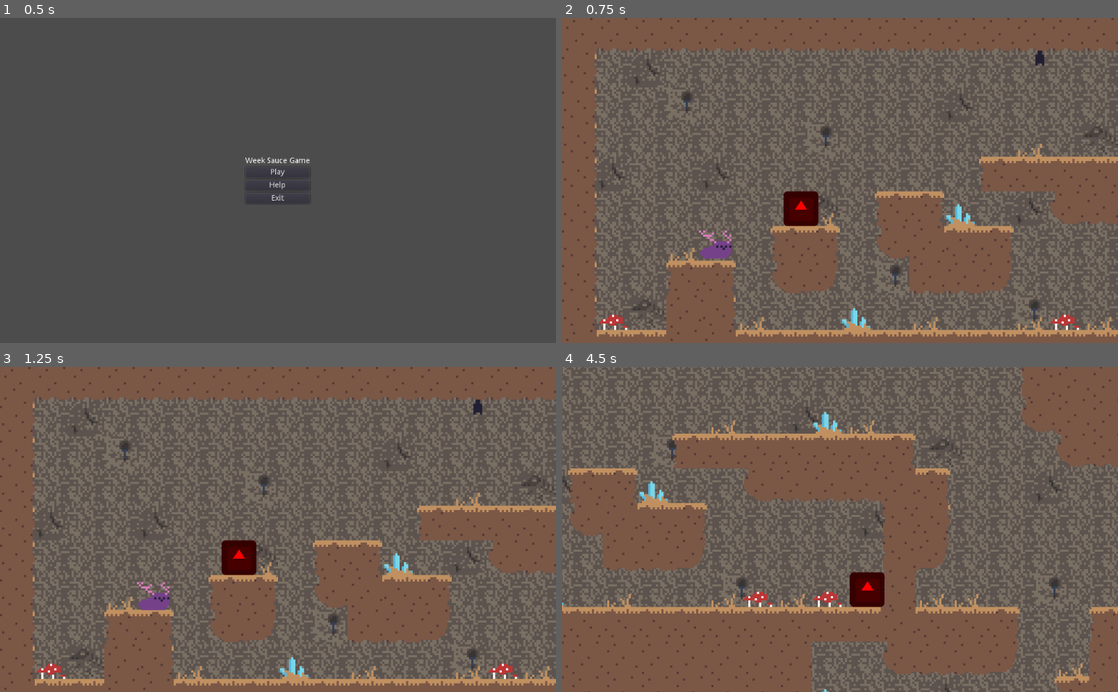
Above: before the commit, frames 1-4 (two rows, left to right).
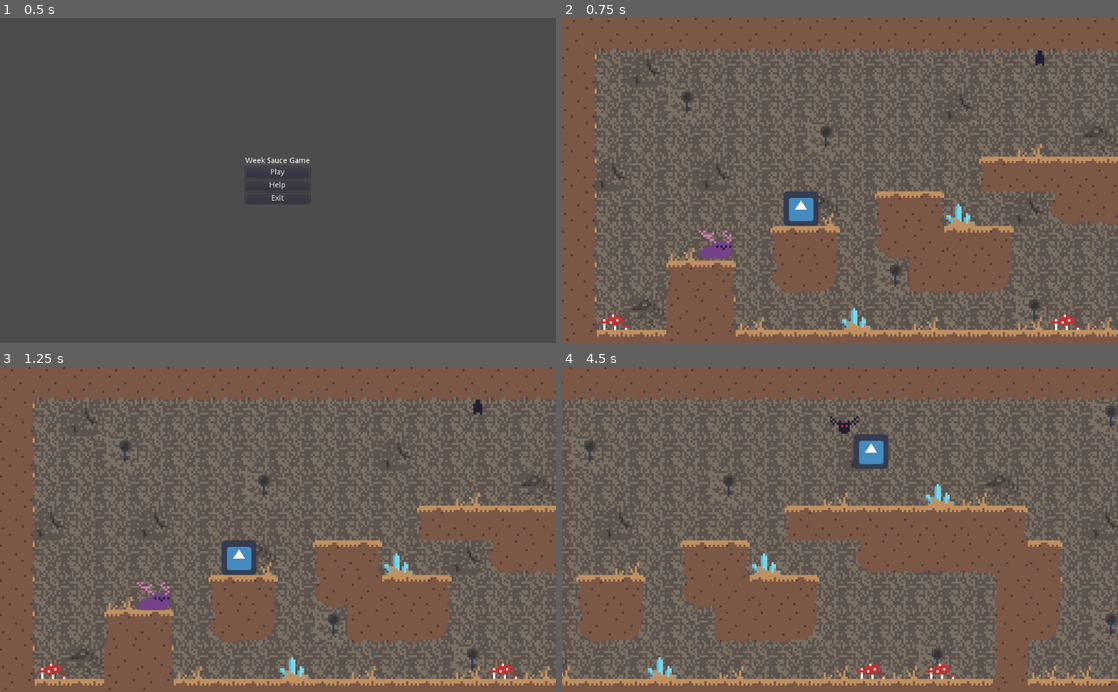
Above: after the commit, the same moments.

Repository: CreatureGames/the-creature
Game: Godot game, scene res://nodes/App.tscn
The game is run twice, just before and just after one commit, with the same random seed, the same clock (stepped at 60 frames per second) and the same inputs. The engine's default icon, where the game draws it, is replaced by a stand-in: a white triangle on a blue panel in a dark square.
Inputs:
- Up to frame 1 (0.5 s): no input
- Up to frame 2 (0.75 s): click "Play" at 0.5 s
- Up to frame 3 (1.25 s): no input
- Up to frame 4 (4.5 s): tap Enter at 1.25 s; hold D (move_right) 1.28-2.78 s; tap Space (jump) at 1.35, 1.52, 1.82, 2.1, 2.27, 2.57, 2.85, 3.6, 3.77, 4.07, 4.35 s; hold A (move_left) 2.78-3.53 s; hold D (move_right) from 3.53 s (still down)

Frame 1 is identical in both runs. In frame 2, 0.7% of the frame differs, in the area x 39-47%, y 53-65%; in frame 3, 0.7%; in frame 4, 62%, in the area x 0-100%, y 0-100%.

Commit message:
correct player movement calculations

Diff:
--- a/nodes/levels/Level0.tscn
+++ b/nodes/levels/Level0.tscn
@@ -40,6 +40,10 @@
 
 [node name="Player" parent="." instance=ExtResource( 4 )]
 position = Vector2( 110, 82 )
+max_speed = 80.0
+acceleration = 700.0
+ground_friction = 500.0
+air_friction = 200.0
 
 [node name="Camera2D" type="Camera2D" parent="Player"]
 current = true
--- a/nodes/player/Player.tscn
+++ b/nodes/player/Player.tscn
@@ -22,12 +22,11 @@
 collision_layer = 3
 script = ExtResource( 5 )
 jump_height = 35.0
-acceleration = 20.0
+acceleration = 500.0
 ground_friction = 30.0
 air_friction = 5.0
 
 [node name="AnimatedSprite" type="AnimatedSprite" parent="."]
-modulate = Color( 1, 0, 0, 1 )
 scale = Vector2( 0.25, 0.25 )
 frames = SubResource( 1 )
 
--- a/scripts/player/Player.gd
+++ b/scripts/player/Player.gd
@@ -5,30 +5,28 @@
 export var jump_height := 64.0
 export var jump_apex_time := 0.3
 
-onready var jump_speed := 2 * jump_height / jump_apex_time
-onready var gravity := 2 * jump_height / (pow(jump_apex_time, 2))
-
 export var acceleration := 10.0
 export var ground_friction := 10.0
 export var air_friction := 10.0
+export var max_fall_speed := 500.0
 
 var velocity := Vector2.ZERO
+var airtime := 0.0
+var has_creature := true
+var drill_out := false
 
-var airtime := 0.0
+var jump_speed : float
+var gravity : Vector2
 
 func _ready():
-	pass
+	recalc_physics()
 
-func get_input_direction() -> float:
-	return Input.get_action_strength("move_right") - Input.get_action_strength("move_left")
+func get_input_direction() -> Vector2:
+	return (Input.get_action_strength("move_right") - Input.get_action_strength("move_left")) * Vector2.RIGHT
 
 func jump():
 	velocity.y = -jump_speed
 
-func move_verlet(rel_vec: Vector2, delta: float):
-	#only use this in a _physics_process() method
-	var d = velocity * delta + 0.5 * gravity * delta * delta * Vector2.DOWN
-	velocity += gravity * delta * Vector2.DOWN
-	var coll : KinematicCollision2D = move_and_collide(d)
-	while coll != null:
-		coll = move_and_collide(coll.remainder)
+func recalc_physics():
+	jump_speed = 2 * jump_height / jump_apex_time
+	gravity = 2 * jump_height / (pow(jump_apex_time, 2)) * Vector2.DOWN
--- a/scripts/player/state_machine/Air.gd
+++ b/scripts/player/state_machine/Air.gd
@@ -2,6 +2,10 @@
 extends PlayerState
 
 const coyote_jump_threshold := 0.05 # 3 frames @ 60fps
+const jump_buffer_threshold := 0.05
+
+var jump_pressed := false
+var time_since_jump_pressed := 0.0 # for jump buffering
 
 # If we get a message asking us to jump, we jump.
 func enter(msg := {}) -> void:
@@ -10,31 +14,41 @@
 
 func update(delta):
 	player.airtime += delta
+	if jump_pressed:
+		time_since_jump_pressed += delta
 
 func physics_update(delta: float) -> void:
 
-	var input_direction_x: float = player.get_input_direction()
+	var input_direction: Vector2 = player.get_input_direction()
+	var accel_x : Vector2
+	if not is_equal_approx(input_direction.x, 0.0):
+		accel_x = player.acceleration * input_direction
+	else:
+		accel_x = -sign(player.velocity.x) * player.air_friction * Vector2.RIGHT
 
-	# accelerate
-	if not is_equal_approx(input_direction_x, 0.0):
-		player.velocity.x = clamp(player.velocity.x + (player.acceleration * input_direction_x), -player.max_speed, player.max_speed)
-	# decelerate
-	else:
-		player.velocity.x = sign(player.velocity.x) * (abs(player.velocity.x) - player.air_friction)
+	# movement & gravity
+	player.velocity += (player.gravity + accel_x) * delta
+	player.velocity.x = sign(player.velocity.x) * clamp(abs(player.velocity.x), 0, player.max_speed)
+	player.velocity.y = sign(player.velocity.y) * clamp(abs(player.velocity.y), 0, player.max_fall_speed)
+
+	player.velocity = player.move_and_slide(player.velocity, Vector2.UP)
 
 	# "coyote jumping" for a couple frames after leaving a ledge
-	if Input.is_action_just_pressed("jump") and player.airtime <= coyote_jump_threshold:
-		player.jump()
-
-	# gravity
-	player.velocity.y += player.gravity * delta
-
-	player.velocity = player.move_and_slide(player.velocity, Vector2.UP)
+	if Input.is_action_just_pressed("jump"):
+		if player.airtime <= coyote_jump_threshold:
+			player.jump()
+		else:
+			jump_pressed = true
+			time_since_jump_pressed = 0.0
 
 	# Landing.
 	if player.is_on_floor():
 		player.airtime = 0.0
+		var msg = {}
+		if time_since_jump_pressed <= jump_buffer_threshold and jump_pressed:
+			msg = {jump_buffered = true}
+
 		if is_equal_approx(player.velocity.x, 0.0):
-			state_machine.transition_to("Idle")
+			state_machine.transition_to("Idle", msg)
 		else:
-			state_machine.transition_to("Run")
+			state_machine.transition_to("Run", msg)
--- a/scripts/player/state_machine/Idle.gd
+++ b/scripts/player/state_machine/Idle.gd
@@ -2,8 +2,11 @@
 extends PlayerState
 
 # Upon entering the state, we set the Player node's velocity to zero.
-func enter(_msg := {}) -> void:
-	player.velocity = Vector2.ZERO
+func enter(msg := {}) -> void:
+	if msg.has("jump_buffered"):
+		state_machine.transition_to("Air", {do_jump = true})
+	else:
+		player.velocity = Vector2.ZERO
 
 
 func physics_update(_delta: float) -> void:
--- a/scripts/player/state_machine/Run.gd
+++ b/scripts/player/state_machine/Run.gd
@@ -1,6 +1,9 @@
 # Run.gd
 extends PlayerState
 
+func enter(msg := {}) -> void:
+	if msg.has("jump_buffered"):
+		state_machine.transition_to("Air", {do_jump = true})
 
 func physics_update(delta: float) -> void:
 	# Notice how we have some code duplication between states. That's inherent to the pattern,
@@ -10,24 +13,25 @@
 		state_machine.transition_to("Air")
 		return
 
-	# We move the run-specific input code to the state.
-	# A good alternative would be to define a `get_input_direction()` function on the `Player.gd`
-	# script to avoid duplicating these lines in every script.
-	var input_direction_x: float = player.get_input_direction()
+	var input_direction: Vector2 = player.get_input_direction()
+	var accel_x : Vector2
+	if not is_equal_approx(input_direction.x, 0.0):
+		accel_x = player.acceleration * input_direction
+	else:
+		accel_x = -sign(player.velocity.x) * player.ground_friction * Vector2.RIGHT
+		# handle stopping due to friction
+		if sign(player.velocity.x + accel_x.x*delta) * sign(player.velocity.x) < 0: #change in direction
+			if not is_zero_approx(delta):
+				accel_x.x = -player.velocity.x / delta
 
-	# accelerate
-	if not is_equal_approx(input_direction_x, 0.0):
-		player.velocity.x = clamp(player.velocity.x + (player.acceleration * input_direction_x), -player.max_speed, player.max_speed)
-	# decelerate
-	else:
-		player.velocity.x = sign(player.velocity.x) * clamp((abs(player.velocity.x) - player.ground_friction), 0, player.max_speed)
-
-	# gravity
-	player.velocity.y += player.gravity * delta
+	# movement & gravity
+	player.velocity += (player.gravity + accel_x) * delta
+	player.velocity.x = sign(player.velocity.x) * clamp(abs(player.velocity.x), 0, player.max_speed)
+	player.velocity.y = sign(player.velocity.y) * clamp(abs(player.velocity.y), 0, player.max_fall_speed)
 
 	player.velocity = player.move_and_slide(player.velocity, Vector2.UP)
 
 	if Input.is_action_just_pressed("jump"):
 		state_machine.transition_to("Air", {do_jump = true})
-	elif is_equal_approx(input_direction_x, 0.0) and is_equal_approx(player.velocity.x, 0.0):
+	elif is_equal_approx(input_direction.x, 0.0) and is_equal_approx(player.velocity.x, 0.0):
 		state_machine.transition_to("Idle")
Not shown, added: assets/images/characters/pc-creature-run.png.import
